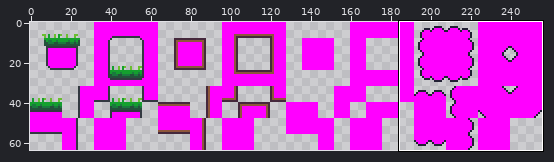
Pixel-art file -- assets/tilemap16.aseprite. Above: a wide view before the commit, with the close-up outlined.
Close-up. As it was:
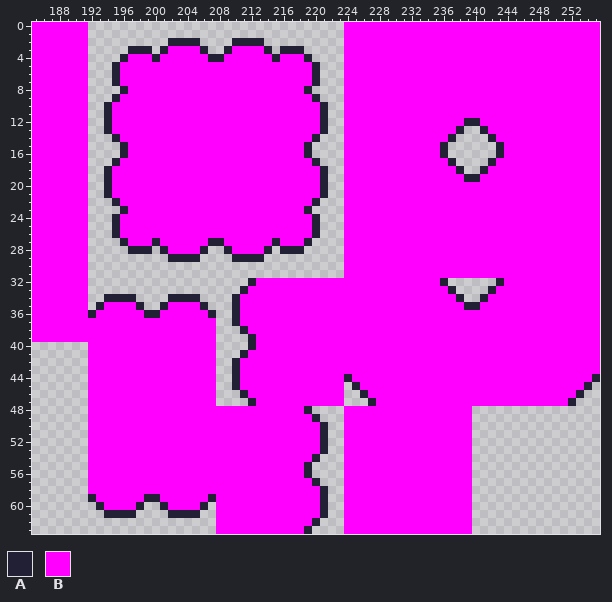
256x64 pixels, 1 frame. Shown: x 185..255, y 0..63.
Palette (. is transparent): A #222034  B #ff00ff
Now the later version:
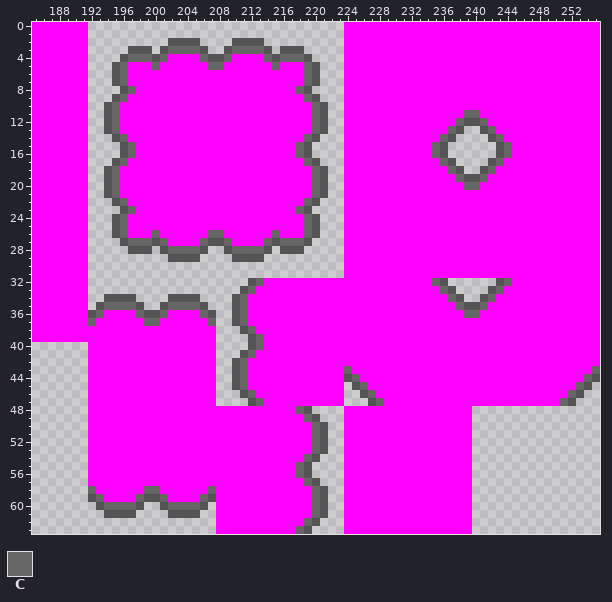
Colours new in this view: C #666666
Changes in this commit:
colour A: #222034 -> #545455
Changed rows in their new state; - is a pixel that keeps its letter.
Layer "Layer 1":
first column x 195:
 3 -------CCCC----CCCC-------------------------------
 4 --CCC-C----C--C----C-CCC--------------------------
 5 -C---C------CC------C---C-------------------------
 6 -C----------------------C-------------------------
 7 -C----------------------C-------------------------
 8 --C--------------------C--------------------------
 9 -C----------------------C-------------------------
10 C------------------------C------------------------
11 C------------------------C------------------CC----
12 C------------------------C-----------------C--C---
13 C------------------------C----------------C----C--
14 -C----------------------C----------------C------C-
15 --C--------------------C----------------C--------C
16 --C--------------------C----------------C--------C
17 -C----------------------C----------------C------C-
18 C------------------------C----------------C----C--
19 C------------------------C-----------------C--C---
20 C------------------------C------------------CC----
21 C------------------------C------------------------
22 -C----------------------C-------------------------
23 --C--------------------C--------------------------
24 -C----------------------C-------------------------
25 -C----------------------C-------------------------
26 -C---C------CC------C---C-------------------------
27 --CCC-C----C--C----C-CCC--------------------------
28 -------CCCC----CCCC-------------------------------
first column x 192:
32 ---------------------C---------------------C--------C-----------
33 --------------------C-----------------------C------C------------
34 -------------------C-------------------------C----C-------------
35 --CCCC----CCCC-----C--------------------------C--C--------------
36 -C----C--C----C----C---------------------------CC---------------
37 C------CC------C---C--------------------------------------------
38 --------------------C-------------------------------------------
39 ---------------------C------------------------------------------
40 ---------------------C------------------------------------------
41 --------------------C-------------------------------------------
42 -------------------C--------------------------------------------
43 -------------------C------------C------------------------------C
44 -------------------C-------------C----------------------------C-
45 -------------------C--------------C--------------------------C--
46 --------------------C--------------C------------------------C---
47 ---------------------C--------------C----------------------C----
48 --------------------------C-------------------------------------
49 ---------------------------C------------------------------------
50 ----------------------------C-----------------------------------
51 ----------------------------C-----------------------------------
52 ----------------------------C-----------------------------------
53 ----------------------------C-----------------------------------
54 ---------------------------C------------------------------------
55 --------------------------C-------------------------------------
56 --------------------------C-------------------------------------
57 ---------------------------C------------------------------------
58 C------CC------C------------C-----------------------------------
59 -C----C--C----C-------------C-----------------------------------
60 --CCCC----CCCC--------------C-----------------------------------
61 ----------------------------C-----------------------------------
62 ---------------------------C------------------------------------
63 --------------------------C-------------------------------------
